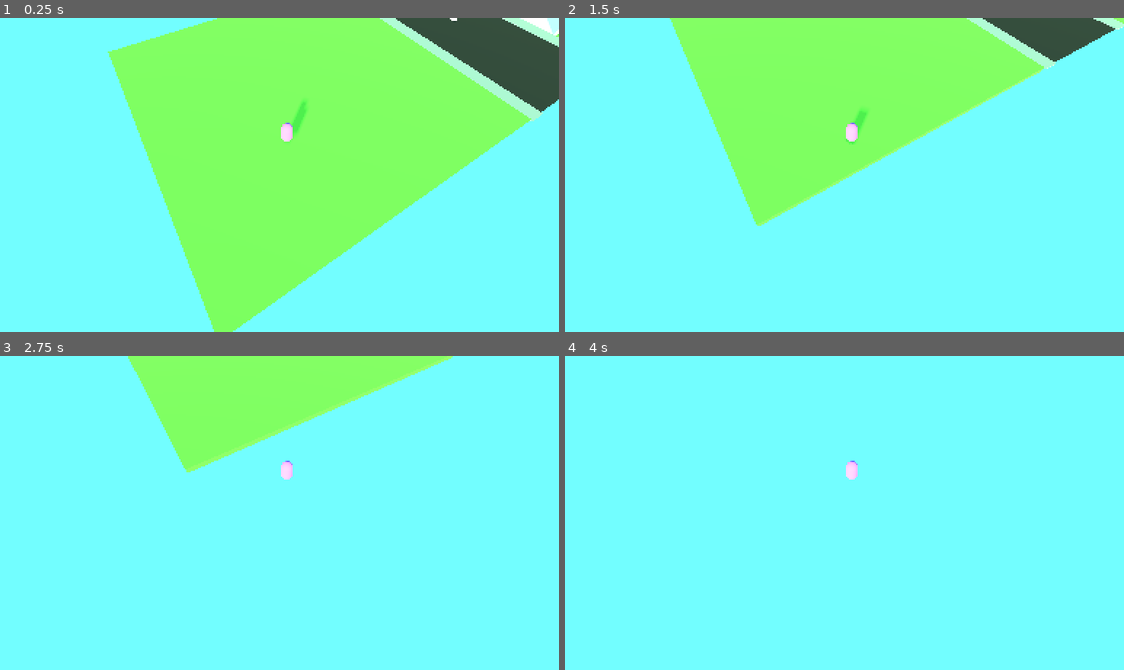
Above: before the commit, frames 1-4 (two rows, left to right).
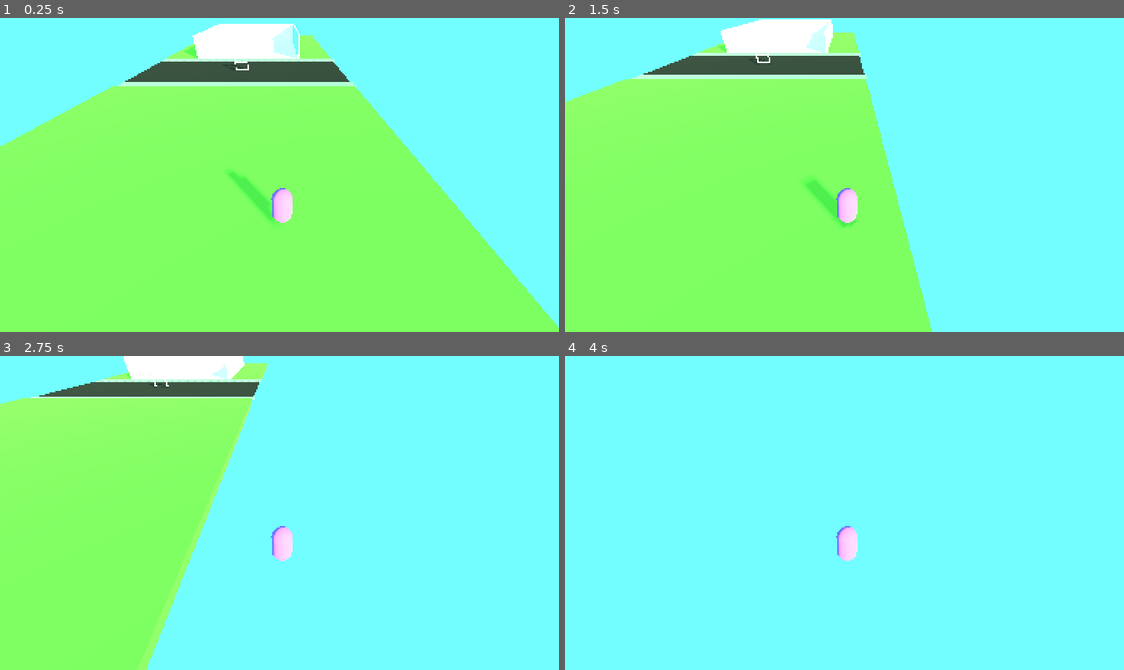
Above: after the commit, the same moments.

Repository: Shenanigans-and-also-tomfoolery/Soup-Stealer
Game: Godot game, scene res://level scenes/testWorld.tscn
Same seed, same stepped clock (60 frames per second), same inputs: the game is played once before the commit and once after it. The project has no main scene, so this scene is started directly.
Inputs:
- Up to frame 1 (0.25 s): no input
- Up to frame 2 (1.5 s): tap Enter (ui_accept) at 0.5, 0.77 s; hold D (right) 0.53-1.28 s; hold Shift (sprint) 0.53-1.28 s; hold S (down) from 1.28 s (still down); tap Shift (sprint) at 1.35 s
- Up to frame 3 (2.75 s): tap Enter (ui_accept) at 1.52 s; release S (down) at 2.03 s; hold D (right) from 2.03 s (still down); hold Shift (sprint) from 2.03 s (still down)
- Up to frame 4 (4 s): release D (right) at 2.78 s; release Shift (sprint) at 2.78 s; hold W (up) 2.78-3.53 s; tap Shift (sprint) at 2.85 s; tap Enter (ui_accept) at 3.02, 3.77 s; hold A (left) from 3.53 s (still down); hold Shift (sprint) from 3.53 s (still down)

The runs differ from the first frame. In frame 1, 59% of the frame differs, in the area x 0-100%, y 0-100%; in frame 2, 55%; in frame 3, 38%; in frame 4, 0.5%.

Commit message:
updated camera angle

Diff:
--- a/scenes for objects/player.tscn
+++ b/scenes for objects/player.tscn
@@ -25,4 +25,4 @@
 [node name="Its 1 from the numberjacks!!!!" type="Node3D" parent="."]
 
 [node name="Camera3D" type="Camera3D" parent="."]
-transform = Transform3D(0.521281, -0.76379, 0.380646, 0.00312589, 0.447748, 0.894154, -0.853379, -0.464916, 0.23579, 9.29057, 14.3095, 6.506)
+transform = Transform3D(1, 0, 0, 0, 0.753781, 0.657125, 0, -0.657125, 0.753781, -0.122995, 7.67368, 6.506)
